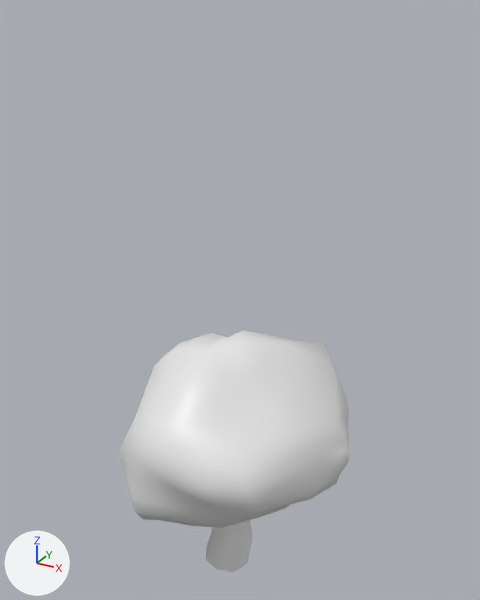
Two versions of the FBX model CannonBall/CannonBall/assets/Models/Environment/Trees/Tree3.fbx, one commit apart.
Both versions are drawn from a 50 mm lens placed at (8.92, -14.87, 16.76), pointed at (0.4, 0.62, 9.01). The lights are fixed; the arrows at lower left show +X, +Y and +Z.
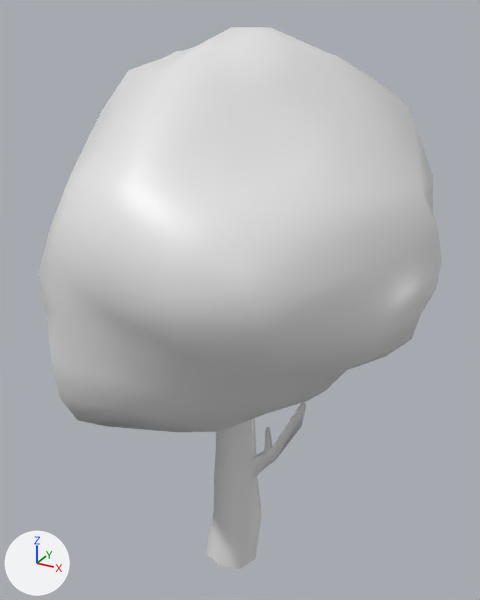
Changed parts and their boxes [x1, y1, x2, y2] in the pictures (480 x 600 px; the box of a moved part takes in the faces that stretch with it):
'Cube', reshaped (75% wider, 124% taller): before [120, 331, 350, 572]; after [38, 27, 442, 569]
part 1 of me_cube_001, moved or reshaped: before [120, 331, 350, 528]; after [38, 27, 442, 432]
part 2 of me_cube_001, rebuilt: before [205, 520, 252, 572]; after [207, 402, 306, 569]

The change, as a list of edits to the scene's bpy script:
```text
Change me_cube_001:
    used by ob_cube; location = (0.0, 0.0, 0.0)
    remove me_cube_001.from_pydata(...)  # 337 vertices, 631 faces; spans x -3.06..4.19, y -3.37..3.86, z -0.21..8.12
    add me_cube_001.from_pydata(...)  # 331 vertices, 621 faces; spans x -4.39..6.01, y -5.38..6.14, z 0.13..16.34
    me_cube_001 part 1: the loose piece of 241 vertices spanning x -3.06..4.19, y -3.37..3.86, z 2.61..8.12 is multiplied about its middle by the matrix ((1.433, 0.0, 0.0), (0.0, 1.594, 0.0), (0.0, 0.0, 1.784)), then moved by (0.25, 0.13, 6.06)
    me_cube_001 part 2: the loose piece of 76 vertices spanning x -0.56..2.11, y -0.71..1.64, z -0.21..3.14 is rebuilt with 70 vertices and now spans x -0.51..2.86, y -0.8..1.83, z 0.13..6.92
```
